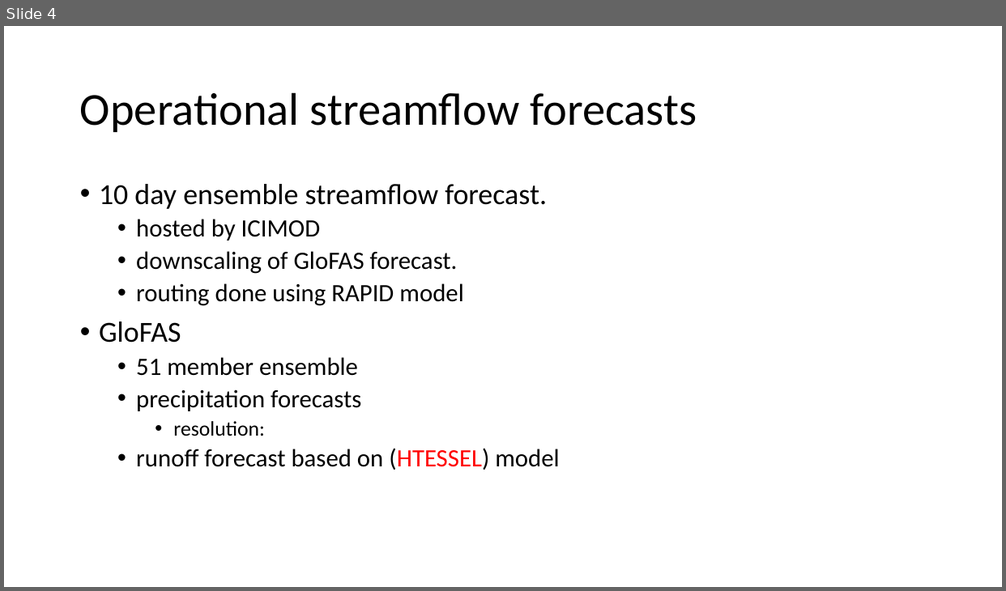
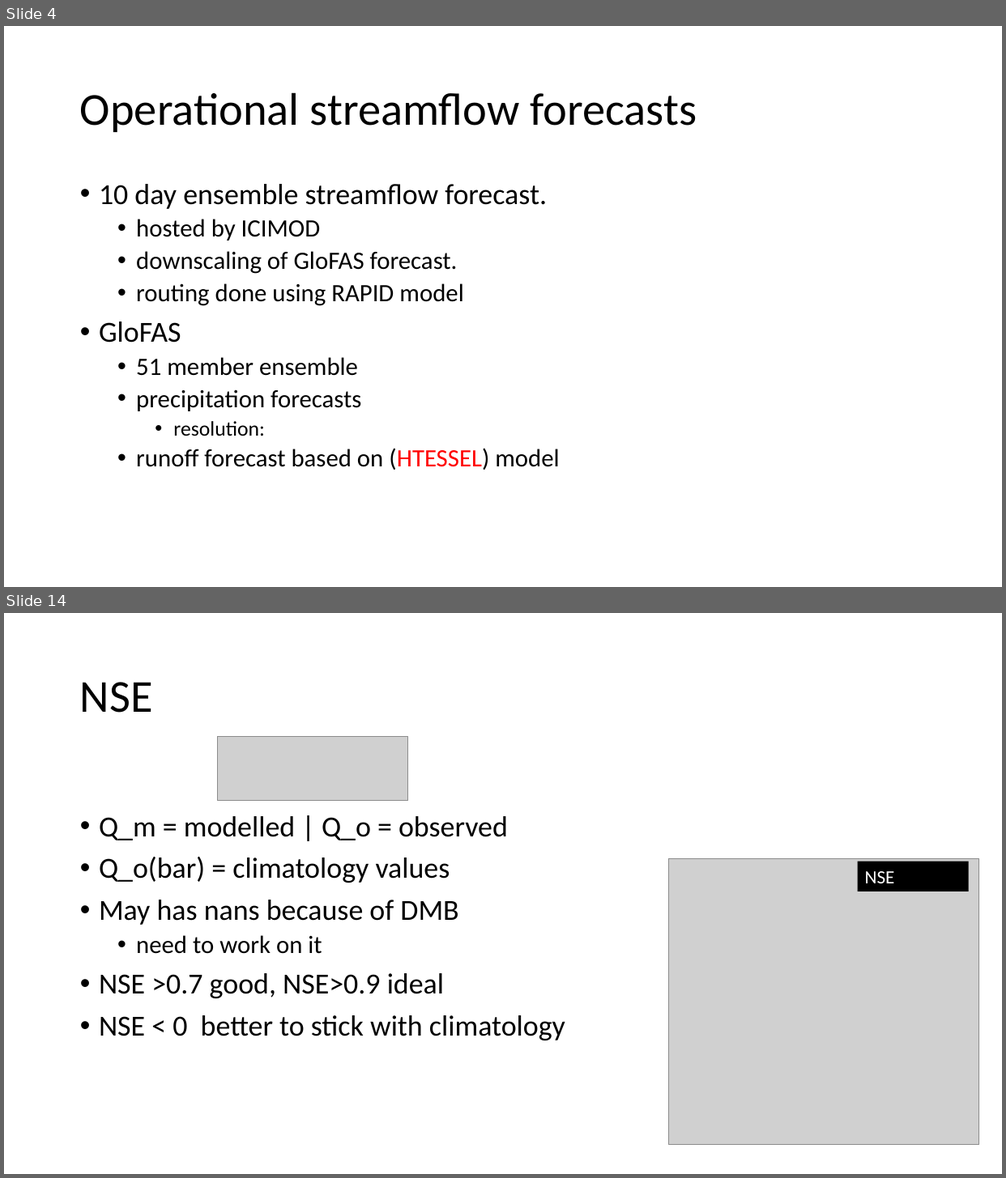
Before and after one commit to abhinabkadel/Thesis, a slide deck: Presentations/Thesis progress.pptx. Shown one above the other, each under a label of ours: slide 4 before the commit, slides 4 and 14 after it; the slides between them are not shown. The pictures are 1006x591 and 1006x1178 pixels, drawn with LibreOffice and Linux fonts; fonts in the diff are those of the drawing; grey boxes stand for pictures. Boxes give left, top, right and bottom in pixels: in the first picture for what was removed or moved away, otherwise in the second. Text is boxed around its words. In the diff, an @@ line names an element or a change of style, - is before the commit and + after.

```diff
--- a/Presentations/Thesis progress.pptx
+++ b/Presentations/Thesis progress.pptx
@@ slide 14 added at [4,613,1002,1174], background #FFFFFF @@
@@ title added at [80,682,153,713], 44 pt, text #000000 @@
+NSE
@@ picture added at [217,736,407,800] @@
@@ text added at [99,816,565,1041], 28 pt, text #000000 @@
+• Q_m = modelled | Q_o = observed
+• Q_o(bar) = climatology values
+• May has nans because of DMB
+  • need to work on it
+• NSE >0.7 good, NSE>0.9 ideal
+• NSE < 0 better to stick with climatology
@@ picture added at [669,858,978,1144] @@
@@ rectangle added at [858,862,968,892], fill #000000, 18 pt, text #FFFFFF @@
+NSE
```
Also in this commit, not shown: 12 other slides added, 1 slide removed.
